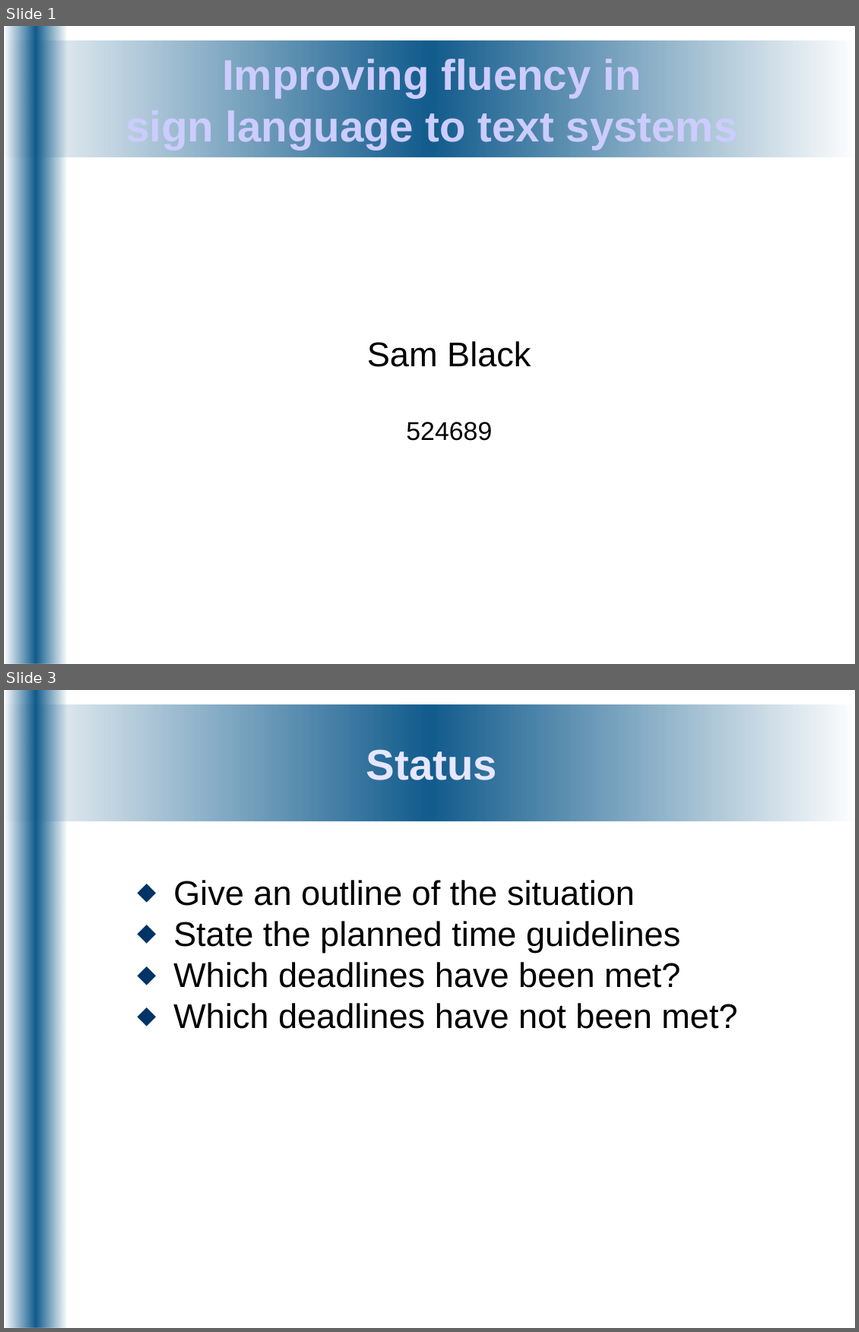
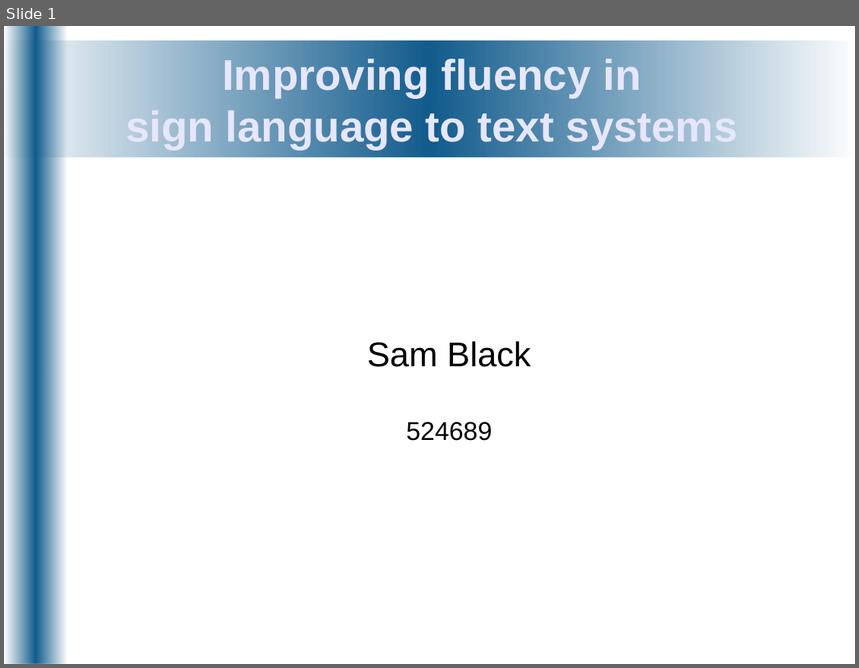
Before and after one commit to DorisGao/personal-uni, a slide deck: ee4p/docs/Presentations/bench_inspect-0812071414.odp. Shown one above the other, each under a label of ours: slides 1 and 3 before the commit, slide 1 after it; the slides between them are not shown. The pictures are 859x1332 and 859x668 pixels, drawn with LibreOffice and Linux fonts; fonts in the diff are those of the drawing. Boxes give left, top, right and bottom in pixels: in the first picture for what was removed or moved away, otherwise in the second. Text is boxed around its words. In the diff, an @@ line names an element or a change of style, - is before the commit and + after.

```diff
--- a/ee4p/docs/Presentations/bench_inspect-0812071414.odp
+++ b/ee4p/docs/Presentations/bench_inspect-0812071414.odp
@@ slide 3 removed at <box>4,690,855,1328</box>, background #FFFFFF; not listed: 2 template elements that a slide beside it also shows @@
@@ title removed at <box>367,749,497,780</box> @@
-Status
@@ text removed at <box>173,880,737,1029</box> @@
-⬥ Give an outline of the situation
-⬥ State the planned time guidelines
-⬥ Which deadlines have been met?
-⬥ Which deadlines have not been met?
@@ slide 1 changed as well @@
@@ title "Improving fluency in sign language ..." at <box>126,56,738,149</box>: text colour #CCCCFF to #E6E6FF @@
```
Also in this commit, not shown: 14 slides added, 7 other slides removed, 1 other file.
